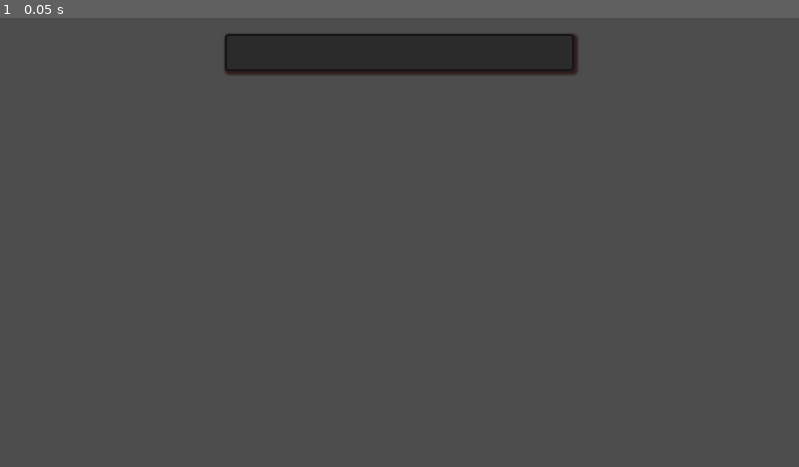
Above: before the commit, frame 1.
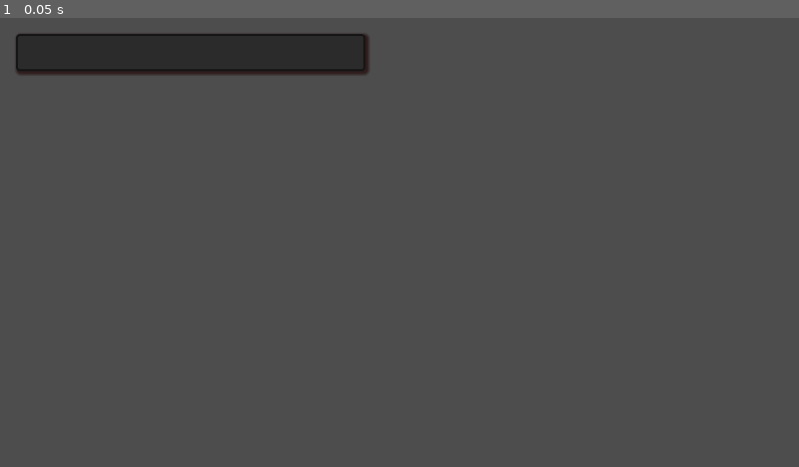
Above: after the commit, the same moment.

Repository: tj-santana/dj_prototype
Game: Godot game, scene res://assets/fight/fight_gui/fight_gui.tscn
The game is run twice, just before and just after one commit, with the same random seed, the same clock (stepped at 60 frames per second) and the same inputs. This scene is started directly instead of the project's main scene. The engine's default icon, where the game draws it, is replaced by a stand-in: a white triangle on a blue panel in a dark square.
Inputs:
- Up to frame 1 (0.05 s): no input

The runs differ from the first frame. In frame 1, 4.8% of the frame differs, in the area x 2-73%, y 3-13%.

Commit message:
feat: player health ui

Diff:
--- a/assets/fight/fight_gui/fight_gui.tscn
+++ b/assets/fight/fight_gui/fight_gui.tscn
@@ -1,6 +1,12 @@
-[gd_scene load_steps=4 format=3 uid="uid://bvnj6m67ru0po"]
+[gd_scene load_steps=7 format=3 uid="uid://bvnj6m67ru0po"]
 
 [ext_resource type="Script" uid="uid://eyfa87prjr15" path="res://src/fight_gui.gd" id="1_kow8x"]
+[ext_resource type="Texture2D" uid="uid://4q335xxs2p" path="res://assets/icon.svg" id="2_qfaqg"]
+
+[sub_resource type="Gradient" id="Gradient_qfaqg"]
+
+[sub_resource type="GradientTexture2D" id="GradientTexture2D_pfgom"]
+gradient = SubResource("Gradient_qfaqg")
 
 [sub_resource type="StyleBoxFlat" id="StyleBoxFlat_u7a7p"]
 bg_color = Color(0.16924527, 0.16924533, 0.16924518, 1)
@@ -37,6 +43,8 @@
 grow_horizontal = 2
 grow_vertical = 2
 script = ExtResource("1_kow8x")
+heart_full = ExtResource("2_qfaqg")
+heart_half = SubResource("GradientTexture2D_pfgom")
 
 [node name="MarginContainer" type="MarginContainer" parent="."]
 layout_mode = 1
@@ -45,13 +53,22 @@
 anchor_bottom = 1.0
 grow_horizontal = 2
 grow_vertical = 2
+theme_override_constants/margin_left = 25
 theme_override_constants/margin_top = 25
+theme_override_constants/margin_right = 25
 
 [node name="BossHealthBar" type="ProgressBar" parent="MarginContainer"]
 unique_name_in_owner = true
 custom_minimum_size = Vector2(500, 50)
 layout_mode = 2
-size_flags_horizontal = 4
+size_flags_horizontal = 0
 theme_override_styles/background = SubResource("StyleBoxFlat_u7a7p")
 theme_override_styles/fill = SubResource("StyleBoxFlat_kow8x")
 show_percentage = false
+
+[node name="PlayerHealthBar" type="HBoxContainer" parent="MarginContainer"]
+unique_name_in_owner = true
+layout_mode = 2
+size_flags_horizontal = 8
+size_flags_vertical = 0
+alignment = 2
--- a/src/fight_gui.gd
+++ b/src/fight_gui.gd
@@ -1,11 +1,40 @@
 extends Control
 
+# Public variables
+@export var heart_full: Texture2D
+@export var heart_half: Texture2D
+
 # Private variables
-@onready var progress_bar: ProgressBar = %BossHealthBar
+@onready var boss_health_bar: ProgressBar = %BossHealthBar
+@onready var player_health_bar: HBoxContainer = %PlayerHealthBar
 
 func _ready() -> void:
 	SignalBus.on_boss_health_changed.connect(_on_boss_health_gui_update)
+	SignalBus.on_player_health_changed.connect(_on_player_health_gui_update)
 
 func _on_boss_health_gui_update(current_health: int) -> void:
 	print("Boss Health Updated: %d" % current_health)
-	progress_bar.value = current_health
+	boss_health_bar.value = current_health
+
+func _on_player_health_gui_update(current_health: int) -> void:
+	print("Player Health Updated: %d" % current_health)
+
+	for child in player_health_bar.get_children():
+		child.queue_free()
+
+	var full_hearts := int(floor(current_health / 2.0))
+	var has_half := current_health % 2 == 1
+
+	# Add half heart if needed
+	if has_half:
+		var heart = TextureRect.new()
+		heart.texture = heart_half
+		heart.stretch_mode = TextureRect.STRETCH_KEEP_ASPECT_CENTERED
+		player_health_bar.add_child(heart)
+
+	# Add full hearts
+	for i in range(full_hearts):
+		var heart = TextureRect.new()
+		heart.texture = heart_full
+		heart.stretch_mode = TextureRect.STRETCH_KEEP_ASPECT_CENTERED
+		player_health_bar.add_child(heart)
--- a/src/signal_bus.gd
+++ b/src/signal_bus.gd
@@ -6,3 +6,7 @@
 signal on_boss_health_changed(current_health: int)
 @warning_ignore("unused_signal")
 signal on_boss_died()
+@warning_ignore("unused_signal")
+signal on_player_health_changed(current_health: int)
+@warning_ignore("unused_signal")
+signal on_player_died()
